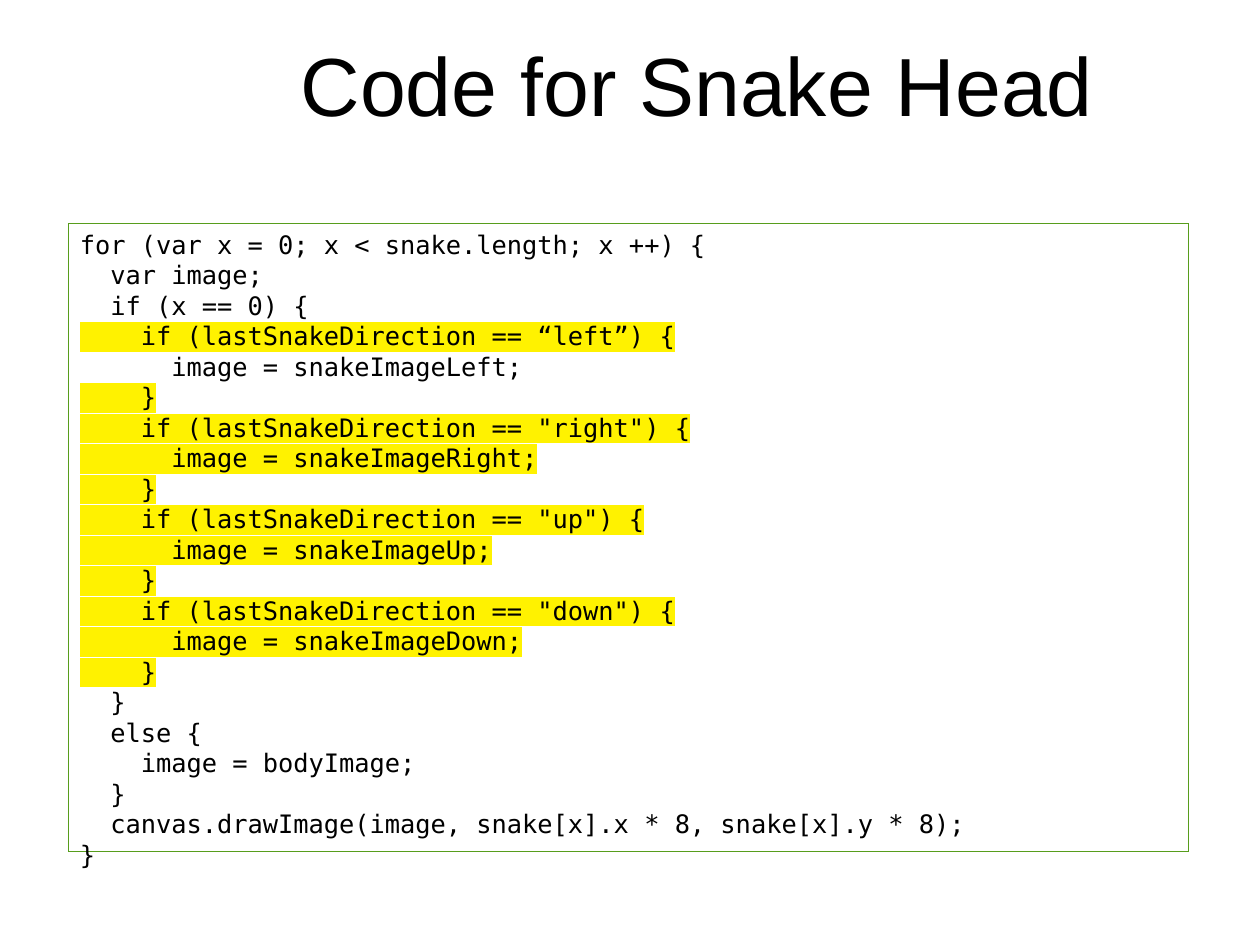
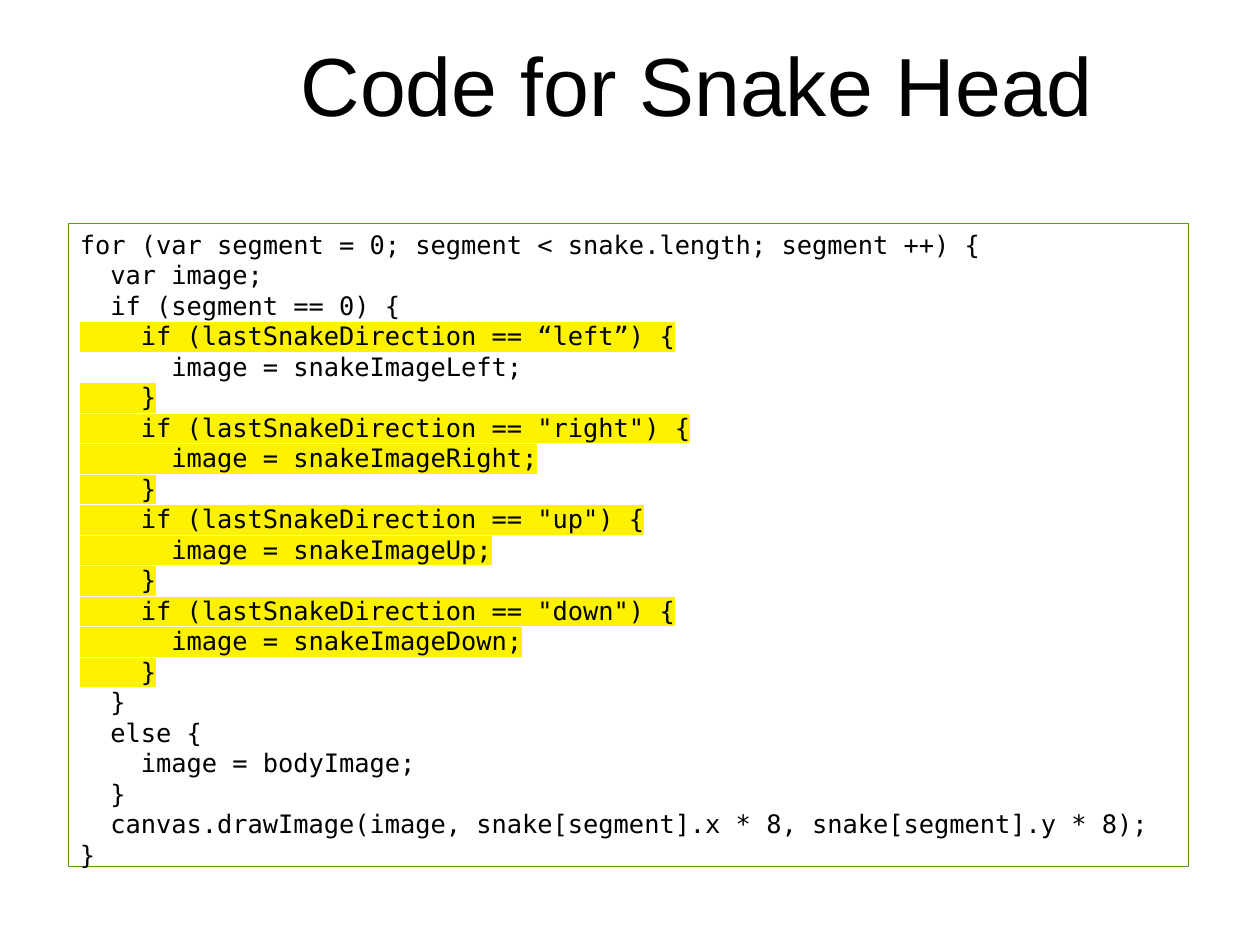
Before and after one commit to originalgrego/Slithers, a slide deck: slide 22 of Slithers - Explorathon 2018.odp (slide 21 before the commit). Drawn at 1260x946 pixels with LibreOffice and Linux fonts; fonts in the diff are those of the drawing; background and template pictures are left out. Boxes give left, top, right and bottom in pixels: in the first picture for what was removed or moved away, otherwise in the second. Text is boxed around its words. In the diff, an @@ line names an element or a change of style, - is before the commit and + after.

```diff
--- a/Slithers - Explorathon 2018.odp
+++ b/Slithers - Explorathon 2018.odp
@@ rectangle "for (var segment = 0; ...": place and size @@
-rectangle "for (var segment = 0; ..." at <box>69,223,1189,851</box>
+rectangle "for (var segment = 0; ..." at <box>69,223,1189,866</box>
@@ text in rectangle at <box>80,234,889,260</box>: text changed @@
-for (var x = 0; x < snake.length; x ++) {
+for (var segment = 0; segment < snake.length; segment ++) {
@@ text in rectangle at <box>110,295,370,321</box>: text changed @@
-if (x == 0) {
+if (segment == 0) {
@@ text in rectangle at <box>110,813,1148,839</box>: text changed @@
-canvas.drawImage(image, snake[x].x * 8, snake[x].y * 8);
+canvas.drawImage(image, snake[segment].x * 8, snake[segment].y * 8);
```
Also in this commit, not shown: 16 other slides changed, 2 slides added, 3 other files.
